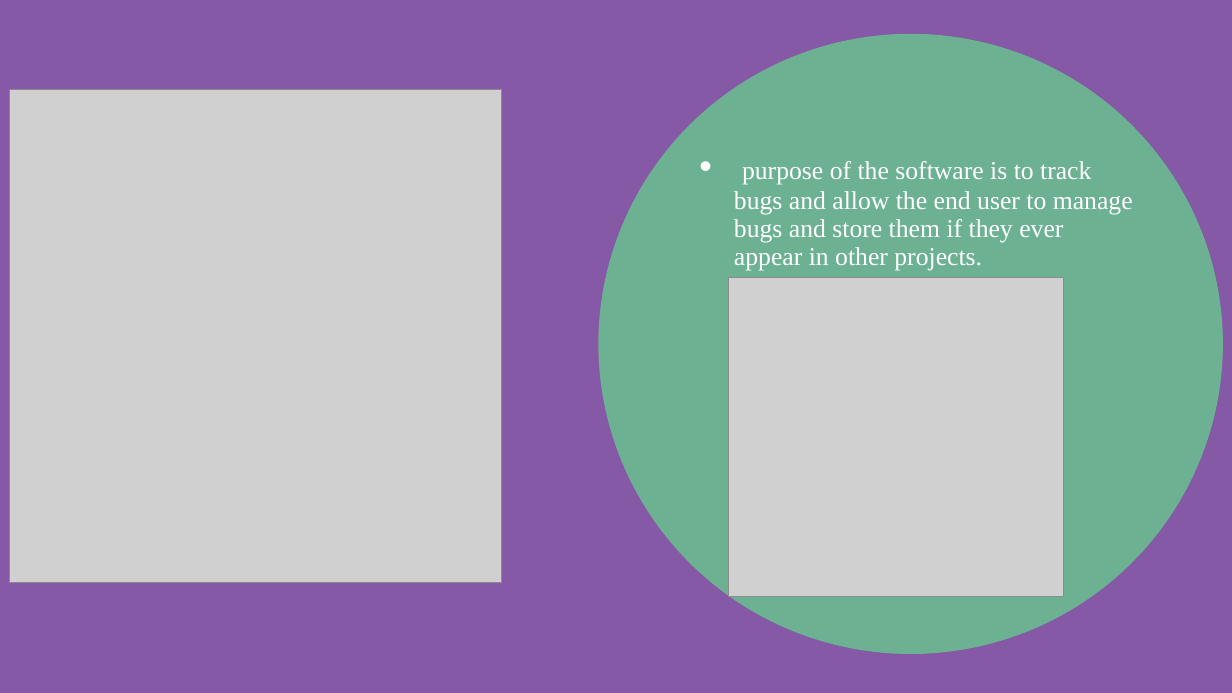
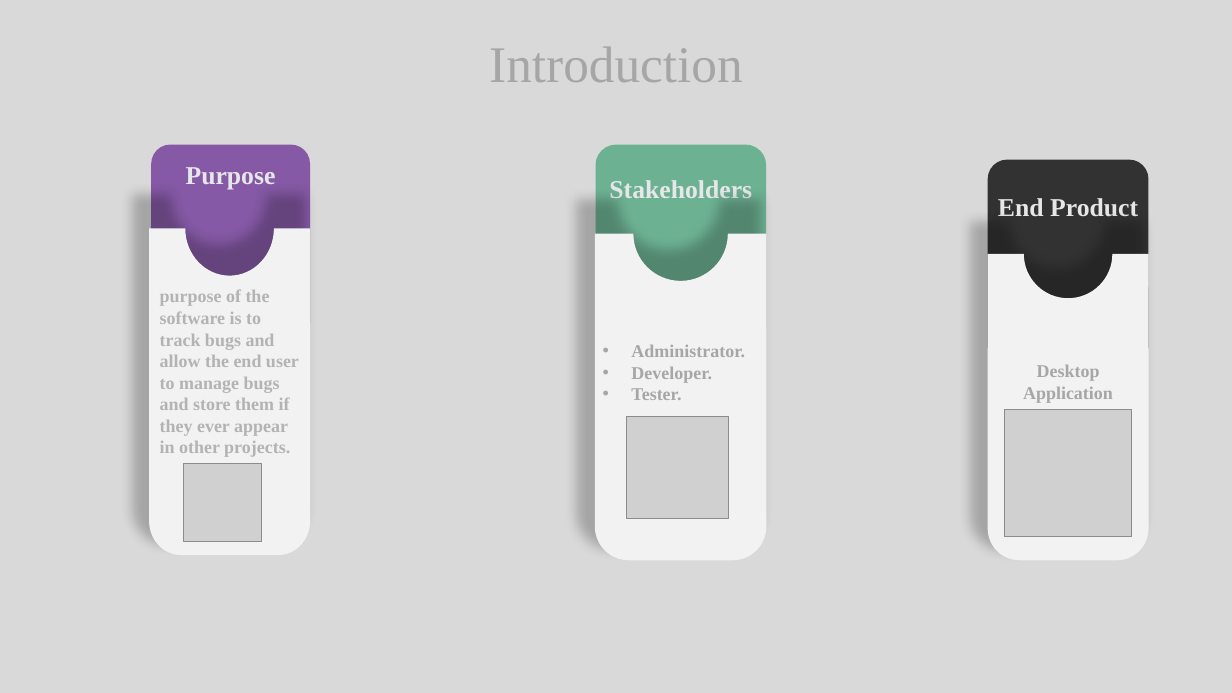
Before and after one commit to M-627/Bug-Tracking-System, a slide deck: slide 3 of documents & diagrams/Presentation1.pptx. Drawn at 1232x693 pixels with LibreOffice and Linux fonts; fonts in the diff are those of the drawing; grey boxes stand for pictures. Boxes give left, top, right and bottom in pixels: in the first picture for what was removed or moved away, otherwise in the second. Text is boxed around its words. In the diff, an @@ line names an element or a change of style, - is before the commit and + after.

```diff
--- a/documents & diagrams/Presentation1.pptx
+++ b/documents & diagrams/Presentation1.pptx
@@ background #8559A5 to #D9D9D9 @@
@@ text added at box(489, 47, 742, 82), 40 pt, text #A6A6A6 @@
+Introduction
@@ ellipse removed at box(599, 34, 1223, 653) @@
@@ picture removed at box(9, 90, 502, 582) @@
@@ round same rect added at box(152, 144, 311, 323), fill #8559A5 @@
@@ round same rect added at box(596, 144, 767, 328), fill #6DB193 @@
@@ text added at box(186, 167, 276, 190), 20 pt, text #E6E7E9, bold @@
+Purpose
@@ round same rect added at box(988, 160, 1149, 348), fill #323232 @@
@@ text added at box(609, 180, 752, 198), 20 pt, text #E6E7E9, bold @@
+Stakeholders
@@ text added at box(998, 198, 1138, 217), 20 pt, text #E6E7E9, bold @@
+End Product
@@ freeform shape added at box(149, 228, 310, 555), fill #F2F2F2 @@
@@ freeform shape added at box(595, 234, 767, 560), fill #F2F2F2 @@
@@ freeform shape added at box(988, 254, 1149, 561), fill #F2F2F2 @@
@@ text "purpose of the software is ...": place and size @@
-text "purpose of the software is ..." at box(734, 161, 1133, 270)
+text "purpose of the software is ..." at box(160, 290, 299, 457)
@@ text "purpose of the software is ..." at box(160, 290, 299, 457): size 20 to 14 pt, text colour #FFFFFF to #B3B3B3, bold on; bullet • to none; line spacing 0.9 to 1; less space between paragraphs @@
@@ picture removed at box(729, 277, 1065, 597) @@
@@ text added at box(631, 345, 745, 400), 14 pt, text #A6A6A6, bold @@
+• Administrator.
+• Developer.
+• Tester.
@@ text added at box(1023, 365, 1113, 403), 14 pt, text #A6A6A6, bold @@
+Desktop Application
@@ picture added at box(627, 417, 728, 518) @@
@@ picture added at box(1005, 409, 1131, 536) @@
@@ picture added at box(184, 464, 262, 542) @@
```
Also in this commit, not shown: 9 other slides changed, 7 slides added, 42 other files.
